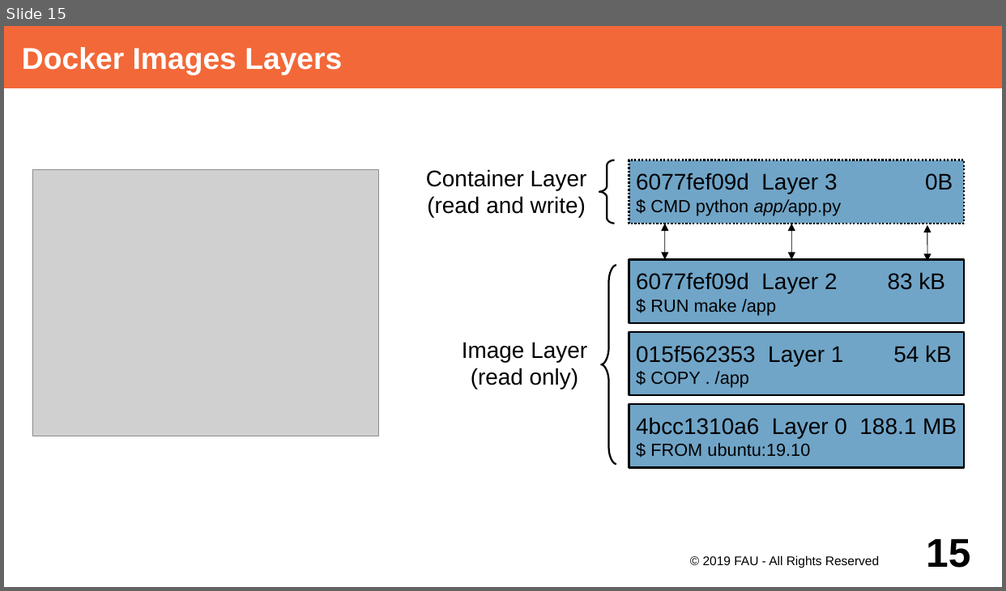
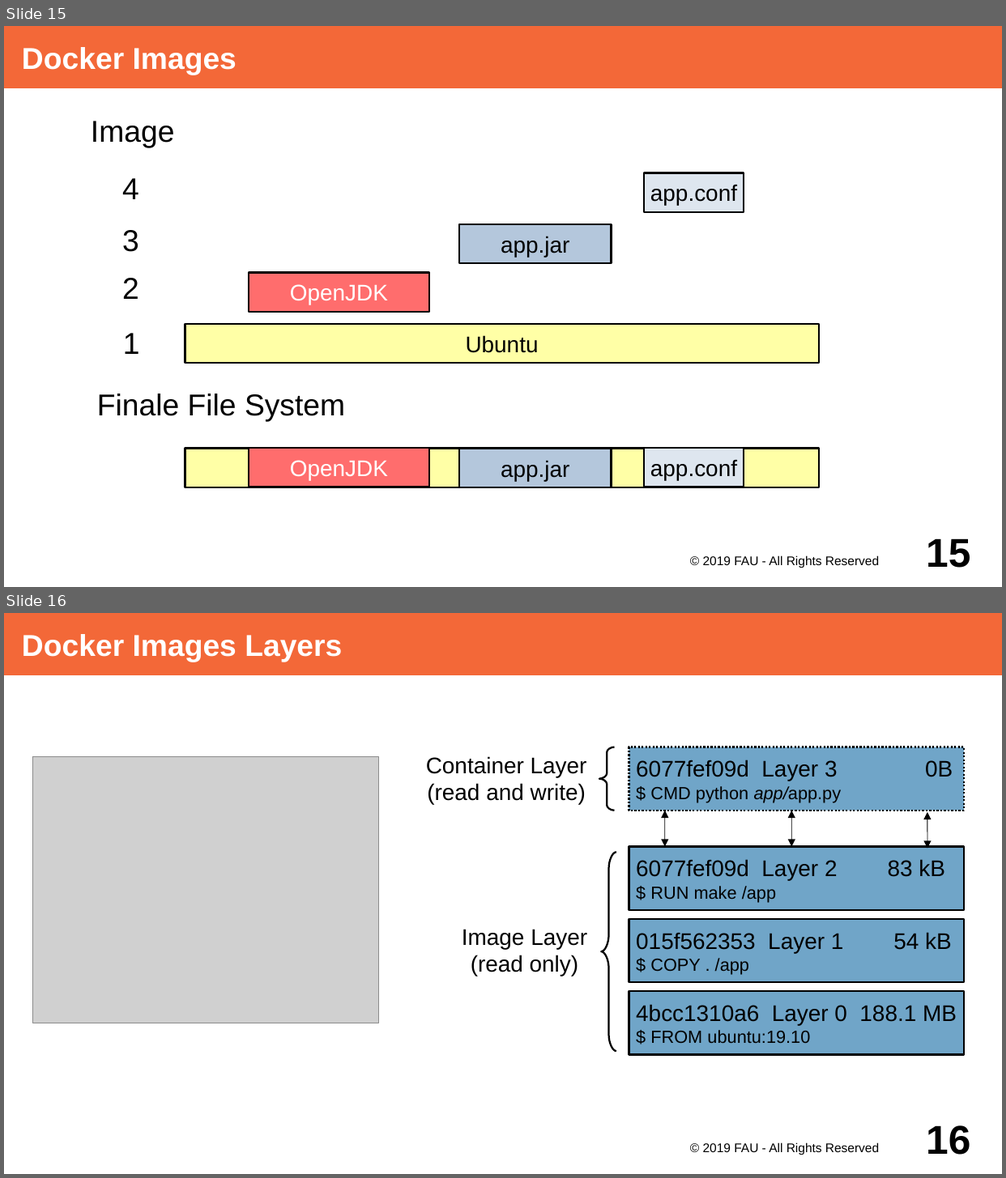
Before and after one commit to dirkriehle/adap-course, a slide deck: Lecture Slides/ADAP Z01 - Containerization.odp. Shown one above the other, each under a label of ours: slide 15 before the commit, slides 15 and 16 after it. The pictures are 1006x591 and 1006x1178 pixels, drawn with LibreOffice and Linux fonts; fonts in the diff are those of the drawing; grey boxes stand for pictures. Boxes give left, top, right and bottom in pixels: in the first picture for what was removed or moved away, otherwise in the second. Text is boxed around its words. In the diff, an @@ line names an element or a change of style, - is before the commit and + after.

Commit message:
Extend containerization slides with better Docker image slides

```diff
--- a/Lecture Slides/ADAP Z01 - Containerization.odp
+++ b/Lecture Slides/ADAP Z01 - Containerization.odp
@@ slide 15 added at bbox=[4, 26, 1002, 587], background #FFFFFF @@
@@ title added at bbox=[4, 26, 1002, 88], fill #F36838, 24 pt, text #FFFFFF, bold @@
+Docker Images
@@ text added at bbox=[91, 121, 175, 148], 24 pt, text #000000 @@
+Image
@@ text added at bbox=[122, 178, 139, 199], 24 pt, text #000000 @@
+4
@@ rectangle added at bbox=[644, 173, 744, 211], fill #DEE6EF, outline #000000 1.5 pt, 18 pt, text #000000 @@
+app.conf
@@ text added at bbox=[122, 230, 139, 252], 24 pt, text #000000 @@
+3
@@ rectangle added at bbox=[459, 224, 612, 263], fill #B4C7DC, outline #000000 1.5 pt, 18 pt, text #000000 @@
+app.jar
@@ text added at bbox=[122, 278, 139, 299], 24 pt, text #000000 @@
+2
@@ rectangle added at bbox=[249, 272, 429, 311], fill #FF6D6D, outline #000000 1.5 pt, 18 pt, text #FFFFFF @@
+OpenJDK
@@ text added at bbox=[123, 333, 140, 354], 24 pt, text #000000 @@
+1
@@ rectangle added at bbox=[185, 324, 819, 363], fill #FFFFA6, outline #000000 1.5 pt, 18 pt, text #000000 @@
+Ubuntu
@@ text added at bbox=[97, 394, 345, 422], 24 pt, text #000000 @@
+Finale File System
@@ rectangle added at bbox=[185, 449, 819, 488], fill #FFFFA6, outline #000000 1.5 pt, 18 pt, text #000000 @@
+Ubuntu
@@ rectangle added at bbox=[249, 448, 429, 487], fill #FF6D6D, outline #000000 1.5 pt, 18 pt, text #FFFFFF @@
+OpenJDK
@@ rectangle added at bbox=[459, 449, 612, 488], fill #B4C7DC, outline #000000 1.5 pt, 18 pt, text #000000 @@
+app.jar
@@ rectangle added at bbox=[644, 448, 744, 487], fill #DEE6EF, outline #000000 1.5 pt, 18 pt, text #000000 @@
+app.conf
@@ text added at bbox=[703, 556, 879, 569], 10 pt, text #000000 @@
+© 2019 FAU - All Rights Reserved
@@ page number added at bbox=[926, 539, 970, 568], 32 pt, text #000000, bold @@
+15
@@ what was slide 15 is now slide 16 @@
@@ page number at bbox=[926, 1126, 970, 1155]: text changed @@
-15
+16
```
Also in this commit, not shown: 2 slides changed.
